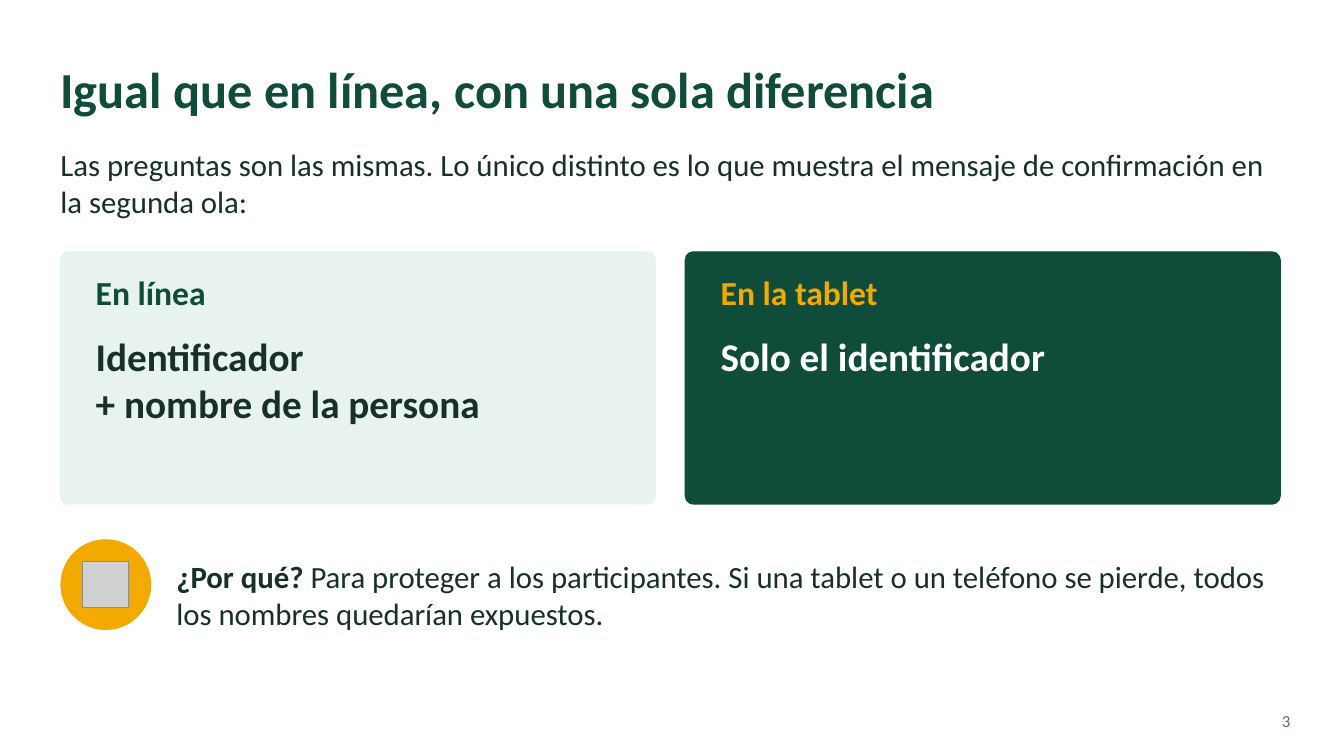
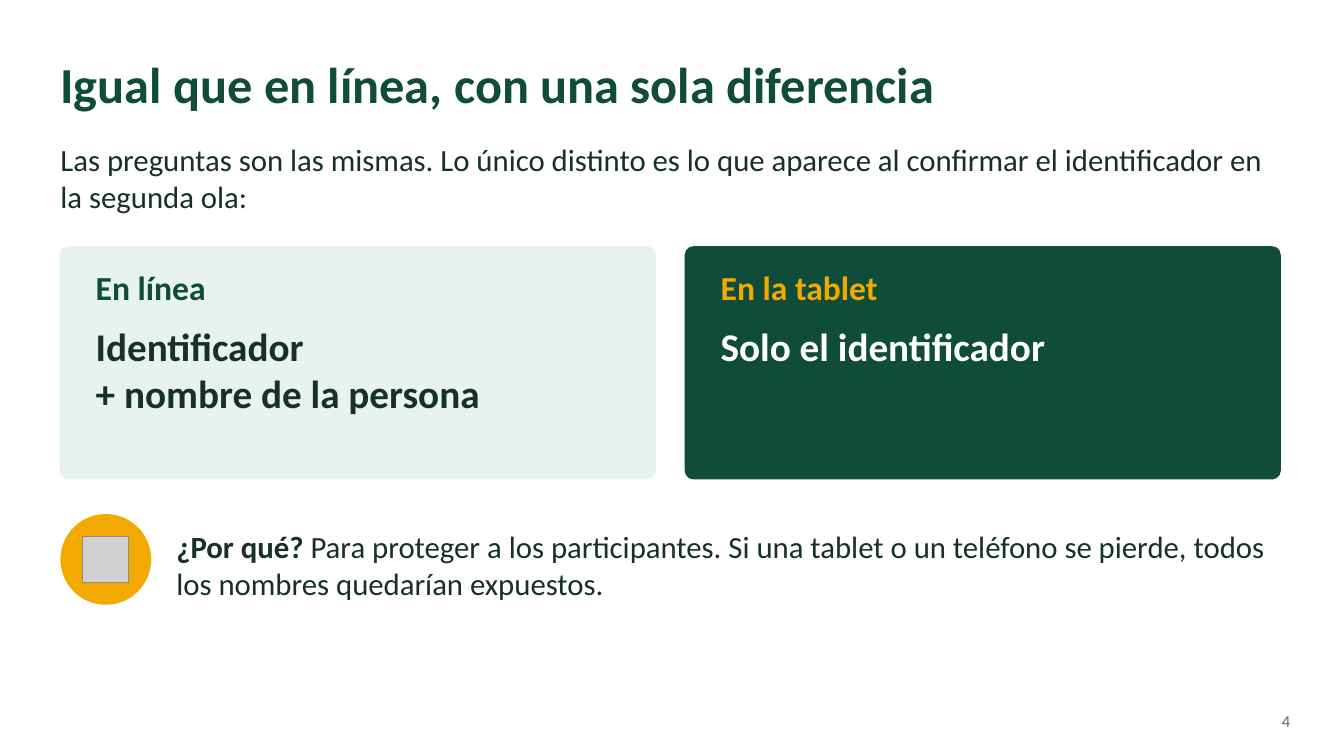
Before and after one commit to CecileRichetta/survey_offline_Colombia, a slide deck: slide 4 of offline/capacitacion/C4P_capacitacion_tablet.pptx (slide 3 before the commit). Drawn at 1344x756 pixels with LibreOffice and Linux fonts; fonts in the diff are those of the drawing; grey boxes stand for pictures. Boxes give left, top, right and bottom in pixels: in the first picture for what was removed or moved away, otherwise in the second. Text is boxed around its words. In the diff, an @@ line names an element or a change of style, - is before the commit and + after.

```diff
--- a/offline/capacitacion/C4P_capacitacion_tablet.pptx
+++ b/offline/capacitacion/C4P_capacitacion_tablet.pptx
@@ text at (60, 149, 1261, 214): text changed @@
-Las preguntas son las mismas. Lo único distinto es lo que muestra el mensaje de confirmación en la segunda ola:
+Las preguntas son las mismas. Lo único distinto es lo que aparece al confirmar el identificador en la segunda ola:
@@ rounded rectangle: place and size @@
-rounded rectangle at (60, 252, 655, 504)
+rounded rectangle at (60, 247, 655, 479)
@@ rounded rectangle at (60, 247, 655, 479): proportions changed @@
@@ rounded rectangle at (686, 247, 1280, 479): proportions changed @@
@@ rounded rectangle: place and size @@
-rounded rectangle at (686, 252, 1280, 504)
+rounded rectangle at (686, 247, 1280, 479)
@@ 2 texts, 1 title: place and size @@
-2 texts, 1 title at (60, 72, 934, 306)
+2 texts, 1 title at (60, 67, 934, 301)
@@ text "Identificador": place and size @@
-text "Identificador" at (96, 343, 479, 424)
+text "Identificador" at (96, 333, 479, 414)
@@ text "Solo el identificador": place and size @@
-text "Solo el identificador" at (721, 343, 1045, 372)
+text "Solo el identificador" at (721, 333, 1045, 362)
@@ text "¿Por qué? Para proteger a ...": place and size @@
-text "¿Por qué? Para proteger a ..." at (176, 566, 1265, 630)
+text "¿Por qué? Para proteger a ..." at (176, 536, 1265, 600)
@@ ellipse: place and size @@
-ellipse at (60, 539, 151, 630)
+ellipse at (60, 514, 151, 605)
@@ picture: place and size @@
-picture at (83, 562, 129, 608)
+picture at (83, 536, 129, 583)
@@ page number at (1282, 716, 1290, 727): text changed @@
-3
+4
```
Also in this commit, not shown: 7 other slides changed, 9 slides added, 12 slides removed, 10 other files.
